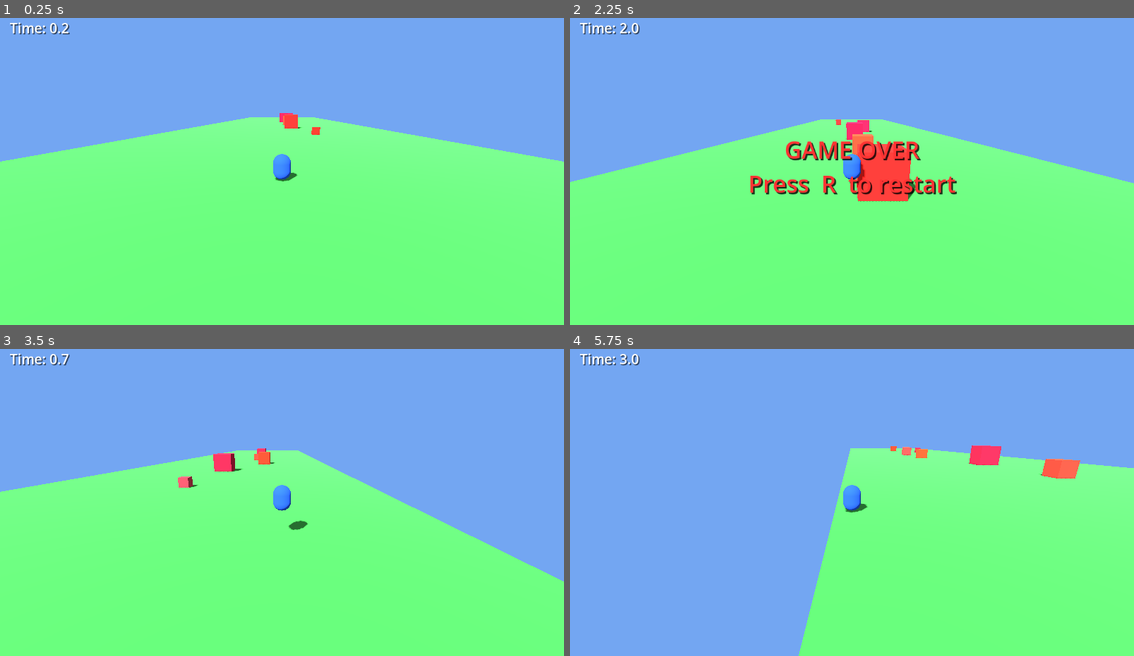
Above: before the commit, frames 1-4 (two rows, left to right).
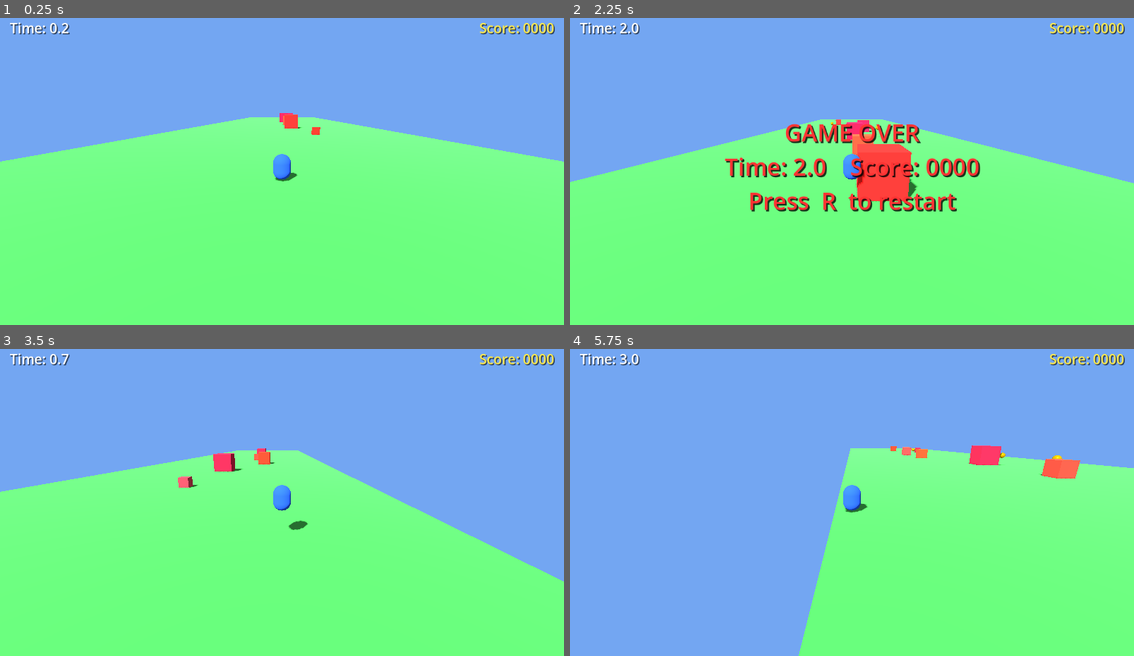
Above: after the commit, the same moments.

Repository: taiwuyang1/hello-godot
Game: Godot game, scene res://main.tscn
Same seed, same stepped clock (60 frames per second), same inputs: the game is played once before the commit and once after it.
Inputs:
- Up to frame 1 (0.25 s): no input
- Up to frame 2 (2.25 s): hold D (move_right) 0.53-1.28 s; tap Space (jump) at 0.77, 1.52 s; hold A (move_left) 1.28-2.03 s; hold D (move_right) from 2.03 s (still down)
- Up to frame 3 (3.5 s): keep holding D (move_right); tap R (restart) at 2.75 s; tap Space (jump) at 3.02 s
- Up to frame 4 (5.75 s): release D (move_right) at 3.53 s; hold A (move_left) from 3.53 s (still down); tap Space (jump) at 3.77, 4.52 s; tap R (restart) at 4.15 s

The runs differ from the first frame. In frame 1, 0.3% of the frame differs, in the area x 85-99%, y 1-6%; in frame 2, 5.4%, in the area x 27-99%, y 1-64%; in frame 3, 0.3%; in frame 4, 0.4%.

Commit message:
优化积分

Diff:
--- a/Main.gd
+++ b/Main.gd
@@ -2,41 +2,53 @@
 
 ## Auto-run 3D Parkour — fully procedural
 ## Player runs forward (-Z) automatically; A/D to dodge, Space to jump.
-## Hit an obstacle or fall off → Game Over → press R to restart.
+## Collect gold pickups for points; hit an obstacle or fall off → Game Over.
 
 # ───────── tunables ─────────
-const RUN_SPEED       := 14.0     # auto-forward speed
-const STRAFE_SPEED    := 10.0     # A/D lateral speed
+const RUN_SPEED       := 14.0
+const STRAFE_SPEED    := 10.0
 const JUMP_VELOCITY   := 7.0
 const GRAVITY         := 20.0
-const SPRING_LENGTH   := 8.0      # camera distance
-const CAM_PITCH_DEG   := -15.0    # camera angle (negative = above & behind)
-
-const SPAWN_HORIZON   := 60.0     # pre-fill obstacles this far ahead
-const SPAWN_Z_GAP_MIN := 8.0      # min Z gap between consecutive obstacles
-const SPAWN_Z_GAP_MAX := 12.0     # max Z gap
-const SPAWN_X_RANGE   := 4.0      # obstacles spawn in X ∈ [-4, +4]
-const MAX_OBSTACLES   := 10       # hard cap on simultaneous obstacles
-const CLEANUP_BEHIND  := 40.0     # destroy obstacles this far behind player
-
-const FALL_LIMIT      := -10.0    # Y below which player is considered dead
+const SPRING_LENGTH   := 8.0
+const CAM_PITCH_DEG   := -15.0
+
+const SPAWN_HORIZON   := 60.0
+const SPAWN_Z_GAP_MIN := 8.0
+const SPAWN_Z_GAP_MAX := 12.0
+const SPAWN_X_RANGE   := 4.0
+const MAX_OBSTACLES   := 10
+const CLEANUP_BEHIND  := 40.0
+
+const PICKUP_Z_MIN    := 25.0     # pickups spawn 25–40 m ahead
+const PICKUP_Z_MAX    := 40.0
+const PICKUP_X_RANGE  := 6.0      # X ∈ [-6, +6]
+const PICKUP_Y_MIN    := 1.0
+const PICKUP_Y_MAX    := 1.5
+const PICKUP_TTL      := 17.0     # auto-destroy seconds
+
+const FALL_LIMIT      := -10.0
+
+@export var pickup_points: int = 10
 
 # ───────── runtime refs ─────────
-var player     : CharacterBody3D
-var camera_rig : Node3D
-var spring_arm : SpringArm3D
-var ground     : StaticBody3D
+var player       : CharacterBody3D
+var camera_rig   : Node3D
+var spring_arm   : SpringArm3D
+var ground       : StaticBody3D
+var pickup_timer : Timer
 
 # ───────── obstacle state ─────────
-var next_spawn_z : float = 0.0    # Z of the next obstacle to create
+var next_spawn_z : float = 0.0
 
 # ───────── UI refs ─────────
-var score_label    : Label
+var time_label     : Label
+var points_label   : Label
 var gameover_label : Label
 
 # ───────── game state ─────────
 var game_over  : bool  = false
 var score_time : float = 0.0
+var score      : int   = 0
 
 # ══════════════════════════════════════════════════════════════
 #  Lifecycle
@@ -50,12 +62,12 @@
 	_build_player()
 	_build_camera_rig()
 	_build_ui()
-
-	# First obstacle row starts 20 m ahead of the player
+	_build_pickup_spawner()
+
 	next_spawn_z = player.global_position.z - 20.0
 
 # ══════════════════════════════════════════════════════════════
-#  Input-action registration  (zero manual InputMap setup)
+#  Input-action registration
 # ══════════════════════════════════════════════════════════════
 
 func _register_actions() -> void:
@@ -76,14 +88,12 @@
 # ══════════════════════════════════════════════════════════════
 
 func _build_environment() -> void:
-	# Sun
 	var sun := DirectionalLight3D.new()
 	sun.rotation_degrees = Vector3(-45, -30, 0)
 	sun.shadow_enabled   = true
 	sun.light_energy     = 1.2
 	add_child(sun)
 
-	# Sky colour + ambient
 	var we  := WorldEnvironment.new()
 	var env := Environment.new()
 	env.background_mode      = Environment.BG_COLOR
@@ -98,11 +108,10 @@
 func _build_ground() -> void:
 	ground = StaticBody3D.new()
 	ground.name            = "Ground"
-	ground.collision_layer = 1        # layer 1
+	ground.collision_layer = 1
 	ground.collision_mask  = 0
 	add_child(ground)
 
-	# 30 wide × 200 long track — follows player Z every frame
 	var mi   := MeshInstance3D.new()
 	var mesh := BoxMesh.new()
 	mesh.size = Vector3(30, 1, 200)
@@ -118,14 +127,14 @@
 	cs.shape   = shape
 	ground.add_child(cs)
 
-	ground.position.y = -0.5          # surface at Y = 0
+	ground.position.y = -0.5
 
 
 func _build_player() -> void:
 	player = CharacterBody3D.new()
 	player.name            = "Player"
-	player.collision_layer = 2        # layer 2
-	player.collision_mask  = 1 | 4    # ground (1) + obstacles (4)
+	player.collision_layer = 2
+	player.collision_mask  = 1 | 4
 	add_child(player)
 	player.position = Vector3(0, 1, 0)
 
@@ -155,8 +164,8 @@
 	spring_arm = SpringArm3D.new()
 	spring_arm.name               = "SpringArm"
 	spring_arm.spring_length      = SPRING_LENGTH
-	spring_arm.collision_mask     = 1     # only collide with ground
-	spring_arm.rotation_degrees.x = CAM_PITCH_DEG  # fixed behind & above
+	spring_arm.collision_mask     = 1
+	spring_arm.rotation_degrees.x = CAM_PITCH_DEG
 	camera_rig.add_child(spring_arm)
 
 	var cam := Camera3D.new()
@@ -170,22 +179,39 @@
 	canvas.name = "UI"
 	add_child(canvas)
 
-	# ── Score / survival timer (top-left) ──
-	score_label = Label.new()
-	score_label.name     = "ScoreLabel"
-	score_label.text     = "Time: 0.0"
-	score_label.position = Vector2(20, 20)
-	score_label.add_theme_font_size_override("font_size", 28)
-	score_label.add_theme_color_override("font_color", Color.WHITE)
-	score_label.add_theme_color_override("font_shadow_color", Color(0, 0, 0, 0.6))
-	score_label.add_theme_constant_override("shadow_offset_x", 2)
-	score_label.add_theme_constant_override("shadow_offset_y", 2)
-	canvas.add_child(score_label)
+	# ── Survival timer (top-left) ──
+	time_label = Label.new()
+	time_label.name     = "TimeLabel"
+	time_label.text     = "Time: 0.0"
+	time_label.position = Vector2(20, 20)
+	time_label.add_theme_font_size_override("font_size", 28)
+	time_label.add_theme_color_override("font_color", Color.WHITE)
+	time_label.add_theme_color_override("font_shadow_color", Color(0, 0, 0, 0.6))
+	time_label.add_theme_constant_override("shadow_offset_x", 2)
+	time_label.add_theme_constant_override("shadow_offset_y", 2)
+	canvas.add_child(time_label)
+
+	# ── Pickup score (top-right) ──
+	points_label = Label.new()
+	points_label.name = "PointsLabel"
+	points_label.text = "Score: 0000"
+	points_label.horizontal_alignment = HORIZONTAL_ALIGNMENT_RIGHT
+	points_label.anchor_left   = 1.0
+	points_label.anchor_right  = 1.0
+	points_label.offset_left   = -220
+	points_label.offset_top    = 20
+	points_label.offset_right  = -20
+	points_label.offset_bottom = 60
+	points_label.add_theme_font_size_override("font_size", 28)
+	points_label.add_theme_color_override("font_color", Color(1.0, 0.92, 0.3))
+	points_label.add_theme_color_override("font_shadow_color", Color(0, 0, 0, 0.6))
+	points_label.add_theme_constant_override("shadow_offset_x", 2)
+	points_label.add_theme_constant_override("shadow_offset_y", 2)
+	canvas.add_child(points_label)
 
 	# ── Game Over overlay (centered, hidden by default) ──
 	gameover_label = Label.new()
 	gameover_label.name = "GameOverLabel"
-	gameover_label.text = "GAME OVER\nPress  R  to restart"
 	gameover_label.horizontal_alignment = HORIZONTAL_ALIGNMENT_CENTER
 	gameover_label.vertical_alignment   = VERTICAL_ALIGNMENT_CENTER
 	gameover_label.set_anchors_and_offsets_preset(Control.PRESET_FULL_RECT)
@@ -197,14 +223,22 @@
 	gameover_label.visible = false
 	canvas.add_child(gameover_label)
 
-# ══════════════════════════════════════════════════════════════
-#  Obstacle system  (distance-based, not timer-based)
+
+func _build_pickup_spawner() -> void:
+	pickup_timer = Timer.new()
+	pickup_timer.name     = "PickupSpawner"
+	pickup_timer.one_shot = true
+	pickup_timer.autostart = false
+	add_child(pickup_timer)
+	pickup_timer.timeout.connect(_on_pickup_timer)
+	pickup_timer.start(randf_range(0.6, 1.2))
+
+# ══════════════════════════════════════════════════════════════
+#  Obstacle system
 # ══════════════════════════════════════════════════════════════
 
 func _try_spawn_obstacles() -> void:
 	var count := get_tree().get_nodes_in_group("obstacles").size()
-
-	# Keep filling the horizon, respecting the cap
 	while next_spawn_z > player.global_position.z - SPAWN_HORIZON \
 			and count < MAX_OBSTACLES:
 		_create_obstacle(next_spawn_z)
@@ -214,18 +248,15 @@
 
 func _create_obstacle(z: float) -> void:
 	var body := StaticBody3D.new()
-	body.collision_layer = 4          # layer 3 bit
+	body.collision_layer = 4
 	body.collision_mask  = 0
 	body.add_to_group("obstacles")
 	add_child(body)
 
 	var half := randf_range(0.4, 1.2)
 	body.global_position = Vector3(
-		randf_range(-SPAWN_X_RANGE, SPAWN_X_RANGE),
-		half,                         # bottom sits on ground (Y=0)
-		z)
-
-	# Mesh
+		randf_range(-SPAWN_X_RANGE, SPAWN_X_RANGE), half, z)
+
 	var side := half * 2.0
 	var mi   := MeshInstance3D.new()
 	var mesh := BoxMesh.new()
@@ -239,7 +270,6 @@
 	mi.material_override = mat
 	body.add_child(mi)
 
-	# Collision shape
 	var cs    := CollisionShape3D.new()
 	var shape := BoxShape3D.new()
 	shape.size = Vector3(side, side, side)
@@ -249,16 +279,105 @@
 
 func _cleanup_obstacles() -> void:
 	for obs in get_tree().get_nodes_in_group("obstacles"):
-		# obstacle is more than CLEANUP_BEHIND metres behind the player
 		if obs.global_position.z > player.global_position.z + CLEANUP_BEHIND:
 			obs.queue_free()
 
 # ══════════════════════════════════════════════════════════════
+#  Pickup system
+# ══════════════════════════════════════════════════════════════
+
+func _on_pickup_timer() -> void:
+	if game_over or player == null:
+		return
+	_create_pickup()
+	pickup_timer.start(randf_range(0.6, 1.2))
+
+
+func _create_pickup() -> void:
+	var area := Area3D.new()
+	area.collision_layer = 0
+	area.collision_mask  = 2          # detect player (layer 2)
+	area.monitoring      = true
+	area.monitorable     = false
+	area.add_to_group("pickups")
+	add_child(area)
+
+	# Position: ahead of player, random lateral, floating height
+	area.global_position = Vector3(
+		randf_range(-PICKUP_X_RANGE, PICKUP_X_RANGE),
+		randf_range(PICKUP_Y_MIN, PICKUP_Y_MAX),
+		player.global_position.z - randf_range(PICKUP_Z_MIN, PICKUP_Z_MAX))
+
+	# Gold sphere mesh
+	var mi   := MeshInstance3D.new()
+	var mesh := SphereMesh.new()
+	mesh.radius = 0.3
+	mesh.height = 0.6
+	mi.mesh     = mesh
+	var mat := StandardMaterial3D.new()
+	mat.albedo_color              = Color(1.0, 0.84, 0.0)
+	mat.metallic                  = 0.8
+	mat.roughness                 = 0.2
+	mat.emission_enabled          = true
+	mat.emission                  = Color(1.0, 0.84, 0.0)
+	mat.emission_energy_multiplier = 0.4
+	mi.material_override = mat
+	area.add_child(mi)
+
+	# Detection shape (slightly larger than mesh for forgiving pickup)
+	var cs    := CollisionShape3D.new()
+	var shape := SphereShape3D.new()
+	shape.radius = 0.5
+	cs.shape     = shape
+	area.add_child(cs)
+
+	# Signal → collection
+	area.body_entered.connect(_on_pickup_collected.bind(area))
+
+	# TTL auto-destroy
+	var ttl := Timer.new()
+	ttl.wait_time = PICKUP_TTL
+	ttl.one_shot  = true
+	ttl.autostart = true
+	ttl.timeout.connect(area.queue_free)
+	area.add_child(ttl)
+
+
+func _on_pickup_collected(body: Node3D, pickup: Area3D) -> void:
+	if body != player or game_over:
+		return
+	if not pickup.monitoring:
+		return                        # already collected (tween in progress)
+
+	score += pickup_points
+	_update_points_label()
+
+	# Prevent double-collection
+	pickup.set_deferred("monitoring", false)
+
+	# Quick "pop" scale-up then free
+	var tween := pickup.create_tween()
+	tween.tween_property(pickup, "scale", Vector3.ONE * 2.5, 0.12)
+	tween.tween_callback(pickup.queue_free)
+
+
+func _update_points_label() -> void:
+	points_label.text = "Score: %04d" % score
+
+
+func _cleanup_pickups() -> void:
+	for p in get_tree().get_nodes_in_group("pickups"):
+		if p.global_position.z > player.global_position.z + CLEANUP_BEHIND:
+			p.queue_free()
+
+# ══════════════════════════════════════════════════════════════
 #  Game state
 # ══════════════════════════════════════════════════════════════
 
 func _die() -> void:
 	game_over = true
+	gameover_label.text = "GAME OVER\nTime: %.1f    Score: %04d\nPress  R  to restart" \
+		% [score_time, score]
 	gameover_label.visible = true
 	player.velocity = Vector3.ZERO
 
@@ -271,7 +390,7 @@
 		get_tree().reload_current_scene()
 
 # ══════════════════════════════════════════════════════════════
-#  Physics  (movement, collisions, obstacle management)
+#  Physics
 # ══════════════════════════════════════════════════════════════
 
 func _physics_process(delta: float) -> void:
@@ -307,27 +426,25 @@
 		_die()
 		return
 
-	# ── obstacle lifecycle ──
+	# ── obstacle & pickup lifecycle ──
 	_try_spawn_obstacles()
 	_cleanup_obstacles()
-
-# ══════════════════════════════════════════════════════════════
-#  Render frame  (camera, ground scroll, UI)
+	_cleanup_pickups()
+
+# ══════════════════════════════════════════════════════════════
+#  Render frame
 # ══════════════════════════════════════════════════════════════
 
 func _process(delta: float) -> void:
 	if player == null:
 		return
 
-	# Camera tracks player every render frame for smoothness
 	if camera_rig:
 		camera_rig.global_position = player.global_position
 
-	# Rolling ground: keep ground centred under the player
 	if ground:
 		ground.position.z = player.global_position.z
 
-	# Score ticker
 	if not game_over:
 		score_time += delta
-		score_label.text = "Time: %.1f" % score_time
+		time_label.text = "Time: %.1f" % score_time
